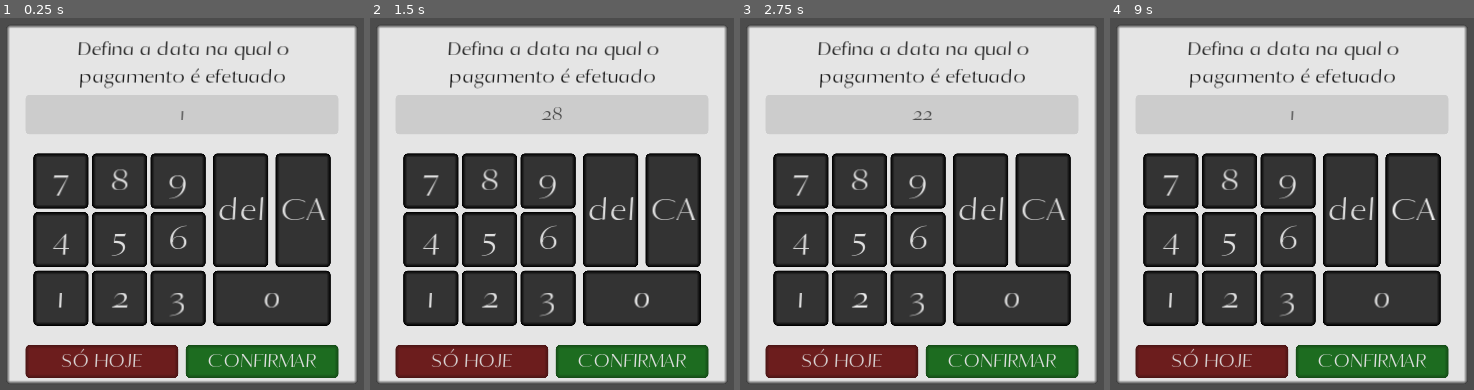
Above: before the commit, frames 1-4 (left to right).
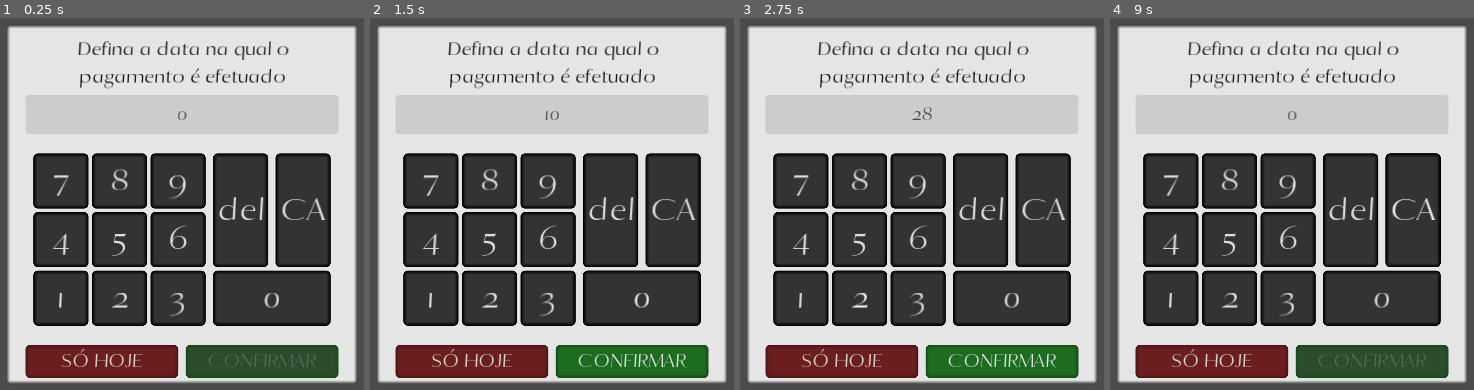
Above: after the commit, the same moments.

Repository: AndreMoukarzel/Grana-Preta
Game: Godot game, scene res://home/organizator/ElementDateDefiner.tscn
The game is run twice, just before and just after one commit, with the same random seed, the same clock (stepped at 60 frames per second) and the same inputs. This scene is started directly instead of the project's main scene.
Inputs:
- Up to frame 1 (0.25 s): no input
- Up to frame 2 (1.5 s): click "1" at 0.5 s; click "0" at 1.25 s
- Up to frame 3 (2.75 s): click "2" at 2 s
- Up to frame 4 (9 s): click "3" at 2.75 s; click "4" at 3.5 s; click "5" at 4.25 s; click "6" at 5 s; click "7" at 5.75 s; click "8" at 6.5 s; click "9" at 7.25 s; click "del" at 8 s; click "CA" at 8.75 s

The runs differ from the first frame. In frame 1, 3.0% of the frame differs, in the area x 48-93%, y 25-96%; in frame 2, less than 0.1%; in frame 3, less than 0.1%; in frame 4, 3.0%.

Commit message:
Fix ElementDateDefiner not being able to select some values

Diff:
--- a/home/organizator/ElementDateDefiner.gd
+++ b/home/organizator/ElementDateDefiner.gd
@@ -3,14 +3,17 @@
 signal add_element_date(ammount)
 signal no_date()
 
-var ammount : String = "1"
+var ammount : String = "0"
 
 func _ready():
-	$Pad.number = "1"
+	$Confirm.disabled = true
 
 func _on_Pad_value_changed(value):
 	if value == "0":
-		value = "1"
+		$Confirm.disabled = true
+	else:
+		$Confirm.disabled = false
+
 	if len(value) > 2 and value[0] == "2":
 		value = value[0] + value[-1]
 	if int(value) > 28:
--- a/home/organizator/ElementDateDefiner.tscn
+++ b/home/organizator/ElementDateDefiner.tscn
@@ -57,6 +57,19 @@
 corner_radius_bottom_right = 5
 corner_radius_bottom_left = 5
 
+[sub_resource type="StyleBoxFlat" id=6]
+bg_color = Color( 0.176471, 0.301961, 0.180392, 1 )
+border_width_left = 5
+border_width_top = 5
+border_width_right = 5
+border_width_bottom = 5
+border_color = Color( 0.0823529, 0.294118, 0.0901961, 1 )
+border_blend = true
+corner_radius_top_left = 5
+corner_radius_top_right = 5
+corner_radius_bottom_right = 5
+corner_radius_bottom_left = 5
+
 [node name="ElementDateDefiner" type="Panel"]
 anchor_right = 1.0
 anchor_bottom = 1.0
@@ -98,7 +111,7 @@
 margin_bottom = 50.0
 custom_fonts/font = SubResource( 2 )
 custom_colors/font_color = Color( 0.258824, 0.258824, 0.258824, 1 )
-text = "1"
+text = "0"
 align = 1
 valign = 1
 __meta__ = {
@@ -139,6 +152,7 @@
 custom_styles/hover = SubResource( 5 )
 custom_styles/pressed = SubResource( 5 )
 custom_styles/focus = SubResource( 5 )
+custom_styles/disabled = SubResource( 6 )
 custom_styles/normal = SubResource( 5 )
 custom_fonts/font = SubResource( 2 )
 text = "CONFIRMAR"
Not shown: 1 places in home/organizator/ElementDateDefiner.tscn that only renumber resources
